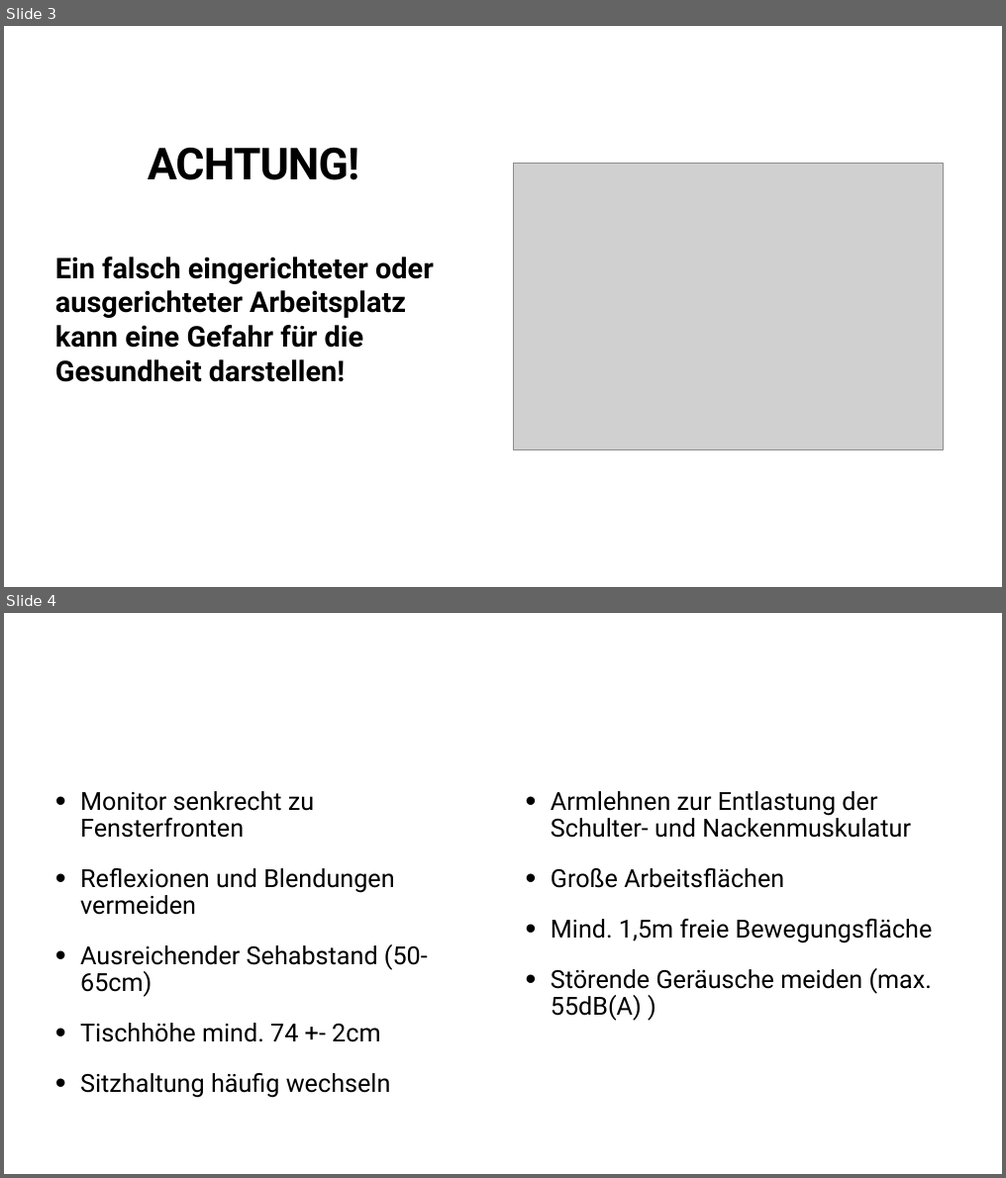
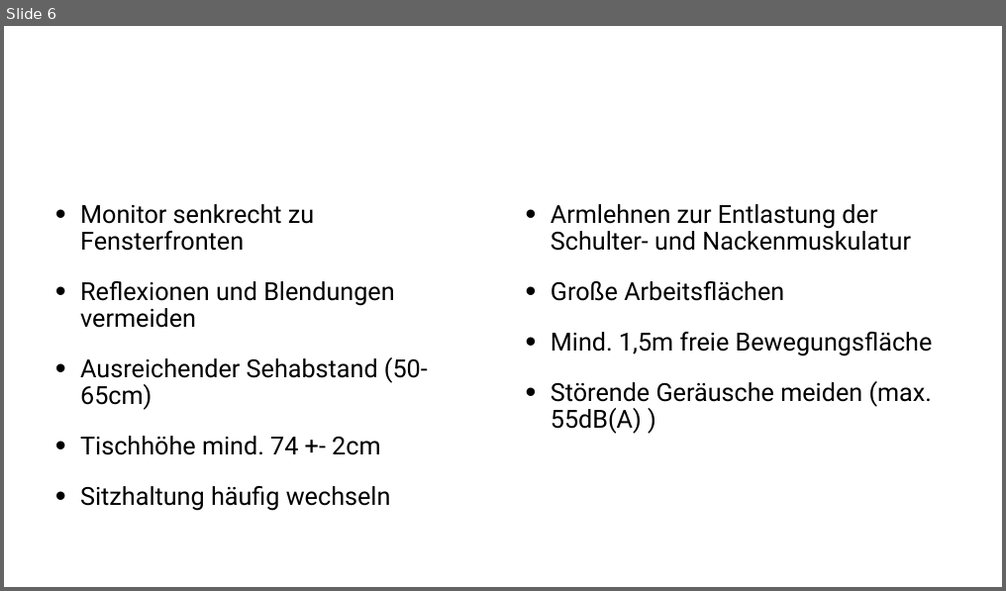
Before and after one commit to SteevieB/Ergonomie, a slide deck: Vortrag - Ergonomie am Arbeitsplatz.pptx. Shown one above the other, each under a label of ours: slides 3 and 4 before the commit, slide 6 after it. The pictures are 1006x1178 and 1006x591 pixels, drawn with LibreOffice and Linux fonts; fonts in the diff are those of the drawing; grey boxes stand for pictures. Boxes give left, top, right and bottom in pixels: in the first picture for what was removed or moved away, otherwise in the second. Text is boxed around its words. In the diff, an @@ line names an element or a change of style, - is before the commit and + after.

```diff
--- a/Vortrag - Ergonomie am Arbeitsplatz.pptx
+++ b/Vortrag - Ergonomie am Arbeitsplatz.pptx
@@ slide 3 removed at [4, 26, 1002, 587], background #FFFFFF @@
@@ title removed at [148, 147, 359, 180] @@
-ACHTUNG!
@@ picture removed at [513, 163, 943, 450] @@
@@ text removed at [55, 257, 434, 382] @@
-Ein falsch eingerichteter oder ausgerichteter Arbeitsplatz kann eine Gefahr für die Gesundheit darstellen!
@@ what was slide 4 is now slide 6 @@
```
Also in this commit, not shown: 1 slide changed, 6 slides added, 1 other slide removed, 3 other files.
